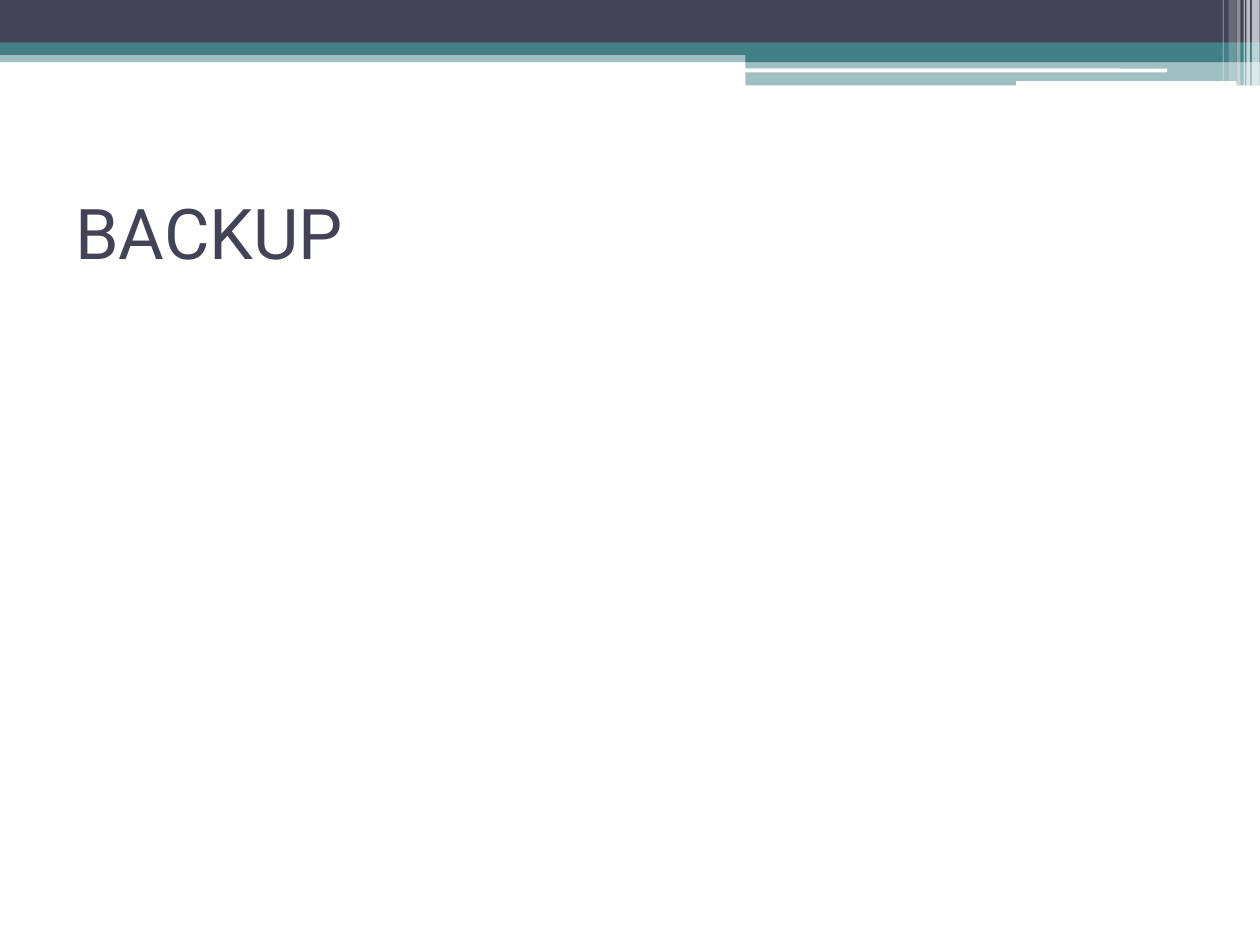
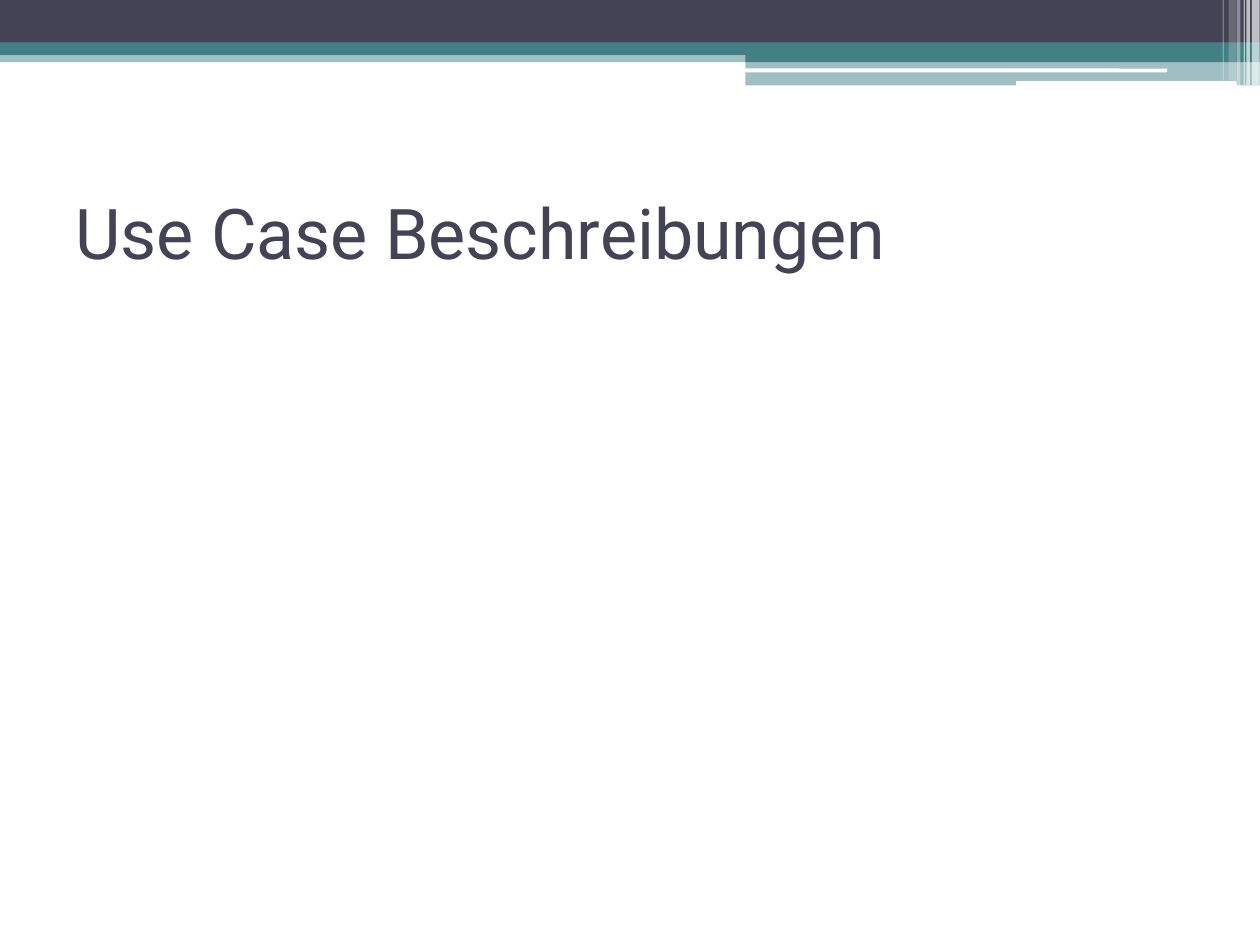
Before and after one commit to DanJoeHa/Fallstudie, a slide deck: slide 32 of Projektmanagement/Abschlusspräsentation.pptx. Drawn at 1260x945 pixels with LibreOffice and Linux fonts; fonts in the diff are those of the drawing. Boxes give left, top, right and bottom in pixels: in the first picture for what was removed or moved away, otherwise in the second. Text is boxed around its words. In the diff, an @@ line names an element or a change of style, - is before the commit and + after.

```diff
--- a/Projektmanagement/Abschlusspräsentation.pptx
+++ b/Projektmanagement/Abschlusspräsentation.pptx
@@ title at (x1=75, y1=206, x2=885, y2=274): text changed @@
-BACKUP
+Use Case Beschreibungen
```
Also in this commit, not shown: 3 other slides changed, 1 other file.
